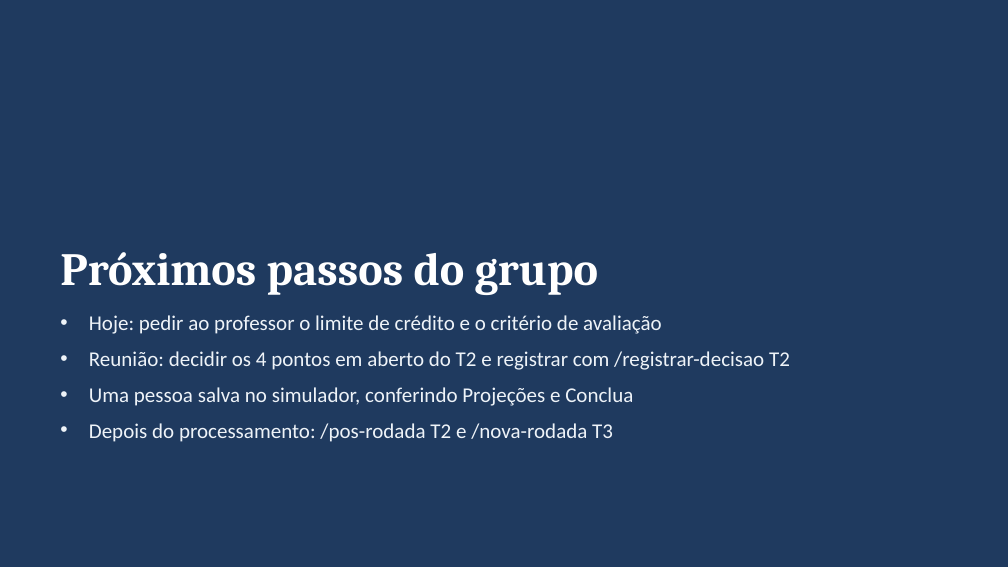
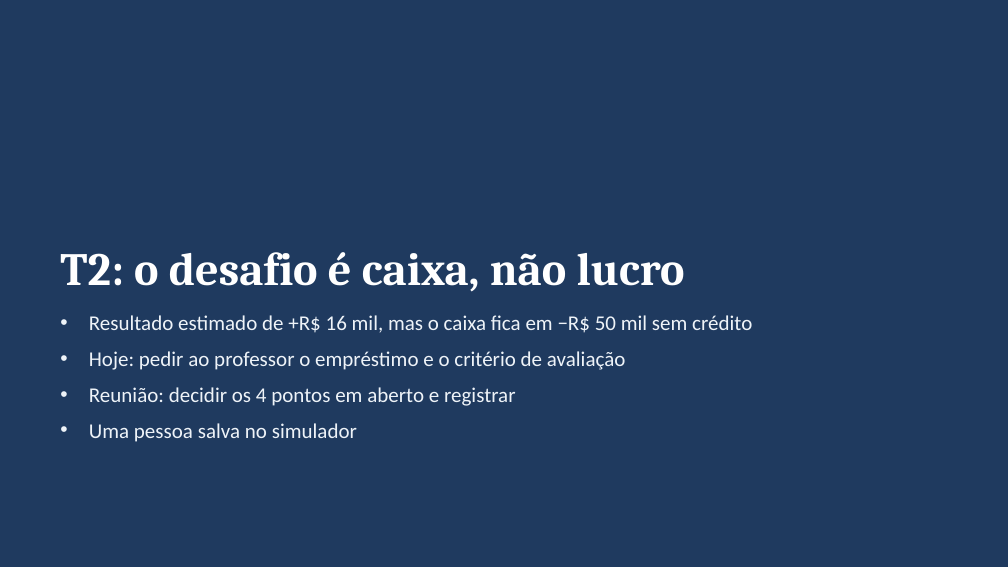
Before and after one commit to katiafrancoso/mba-business-game, a slide deck: slide 6 of entregaveis/Projeto_Agentico_Business_Game_Equipe3.pptx (slide 12 before the commit). Drawn at 1008x567 pixels with LibreOffice and Linux fonts; fonts in the diff are those of the drawing. Boxes give left, top, right and bottom in pixels: in the first picture for what was removed or moved away, otherwise in the second. Text is boxed around its words. In the diff, an @@ line names an element or a change of style, - is before the commit and + after.

```diff
--- a/entregaveis/Projeto_Agentico_Business_Game_Equipe3.pptx
+++ b/entregaveis/Projeto_Agentico_Business_Game_Equipe3.pptx
@@ title at bbox=[60, 252, 685, 292]: text changed @@
-Próximos passos do grupo
+T2: o desafio é caixa, não lucro
@@ text at bbox=[89, 315, 752, 442]: text changed @@
-• Hoje: pedir ao professor o limite de crédito e o critério de avaliação
-• Reunião: decidir os 4 pontos em aberto do T2 e registrar com /registrar-decisao T2
-• Uma pessoa salva no simulador, conferindo Projeções e Conclua
-• Depois do processamento: /pos-rodada T2 e /nova-rodada T3
+• Resultado estimado de +R$ 16 mil, mas o caixa fica em −R$ 50 mil sem crédito
+• Hoje: pedir ao professor o empréstimo e o critério de avaliação
+• Reunião: decidir os 4 pontos em aberto e registrar
+• Uma pessoa salva no simulador
```
Also in this commit, not shown: 3 other slides changed, 2 slides added, 8 slides removed, 3 other files.
